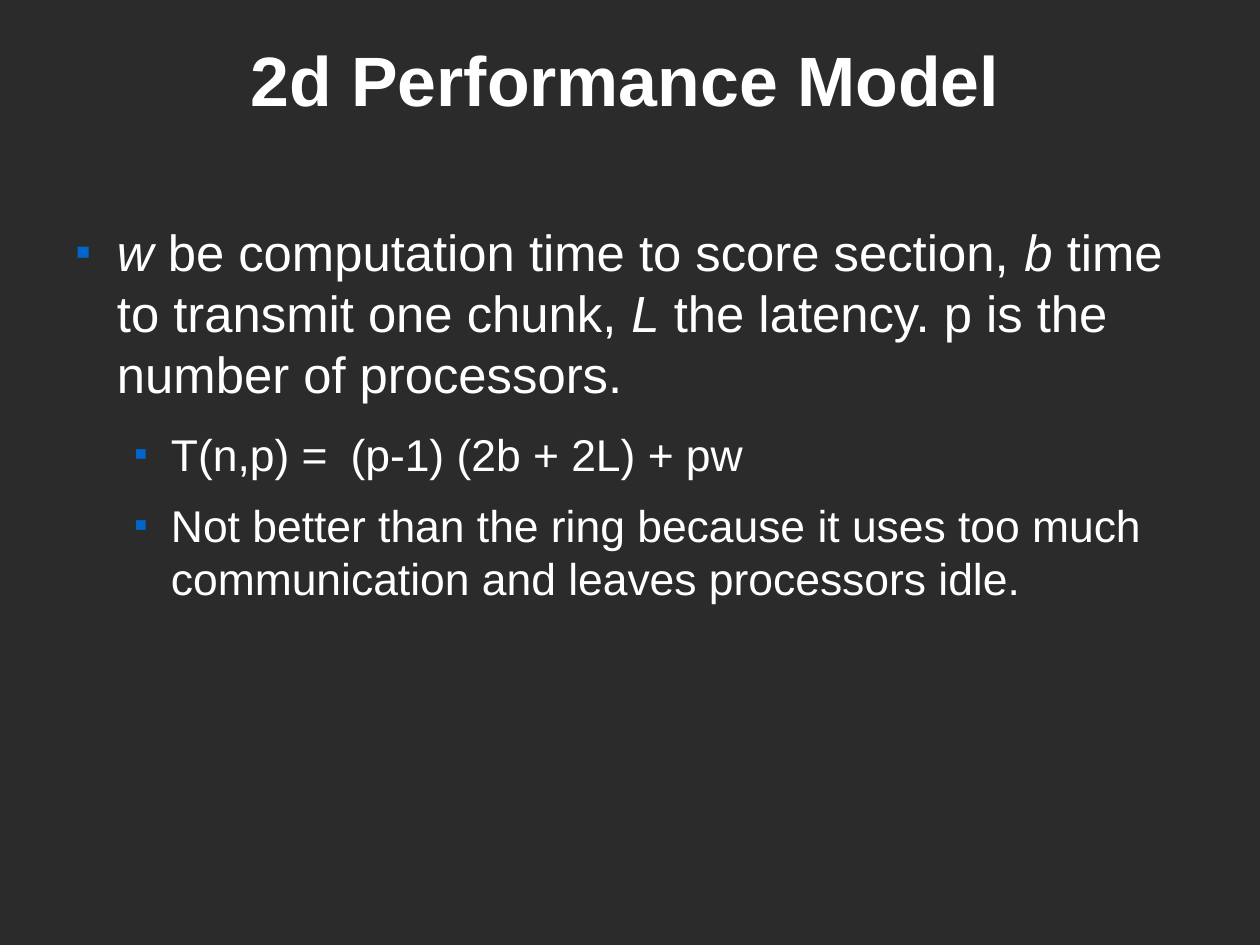
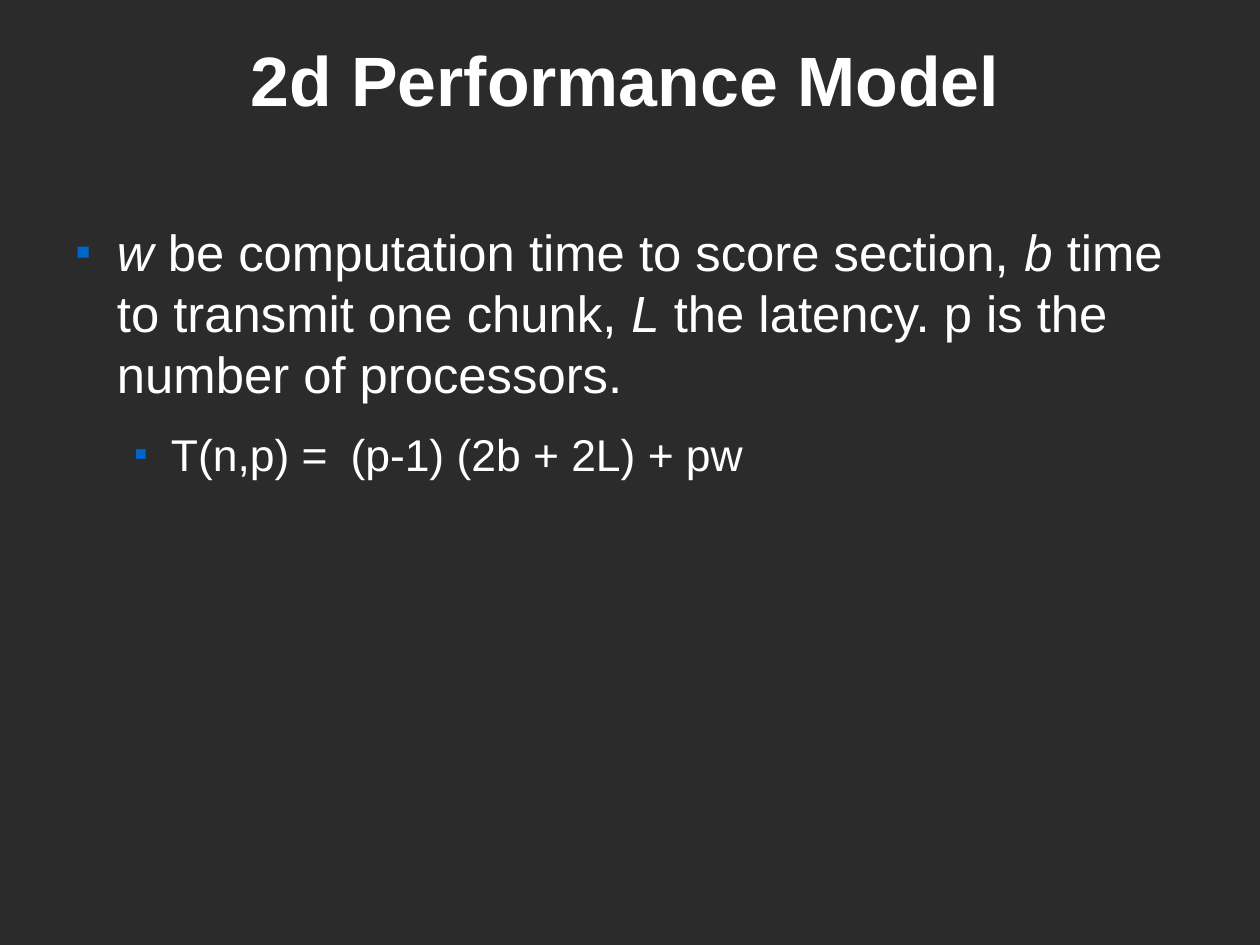
Before and after one commit to kenglishhi/ics632, a slide deck: slide 24 of smith-waterman/docs/ics-632-kenglish-final-presentation.odp (slide 19 before the commit). Drawn at 1260x945 pixels with LibreOffice and Linux fonts; fonts in the diff are those of the drawing; background and template pictures are left out; a plain dark background stands for a picture behind light text. Boxes give left, top, right and bottom in pixels: in the first picture for what was removed or moved away, otherwise in the second. Text is boxed around its words. In the diff, an @@ line names an element or a change of style, - is before the commit and + after.

```diff
--- a/smith-waterman/docs/ics-632-kenglish-final-presentation.odp
+++ b/smith-waterman/docs/ics-632-kenglish-final-presentation.odp
@@ text at (171, 509, 1141, 605): paragraph removed @@
-  ■ Not better than the ring because it uses too much communication and leaves processors idle.
```
Also in this commit, not shown: 9 other slides changed, 10 slides added, 1 slide removed, 1 other file.
